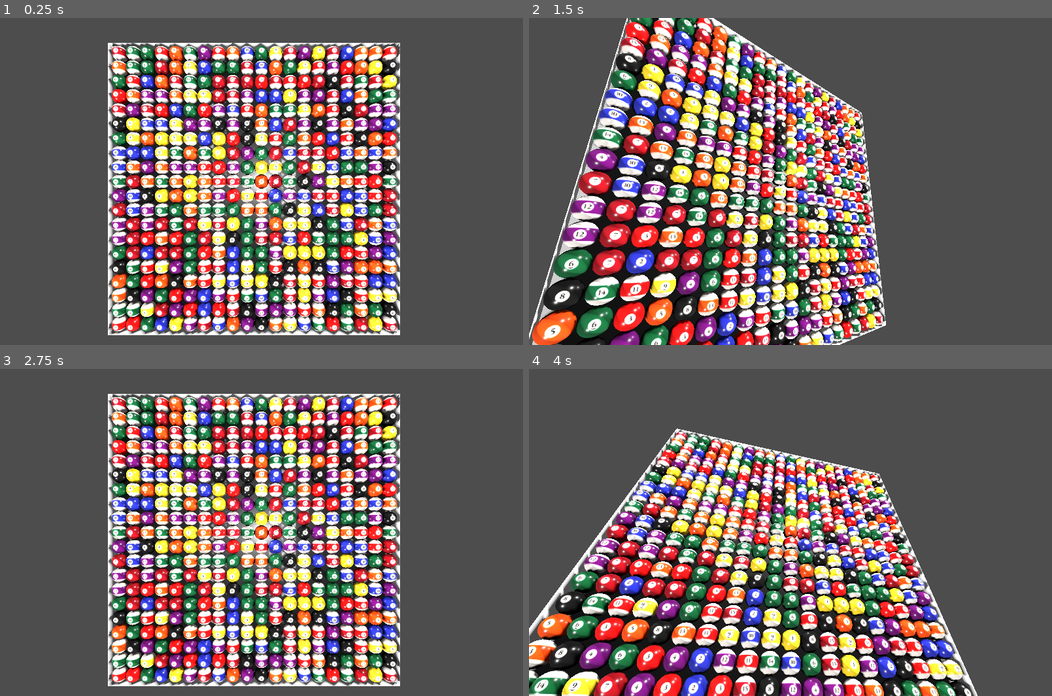
Above: before the commit, frames 1-4 (two rows, left to right).
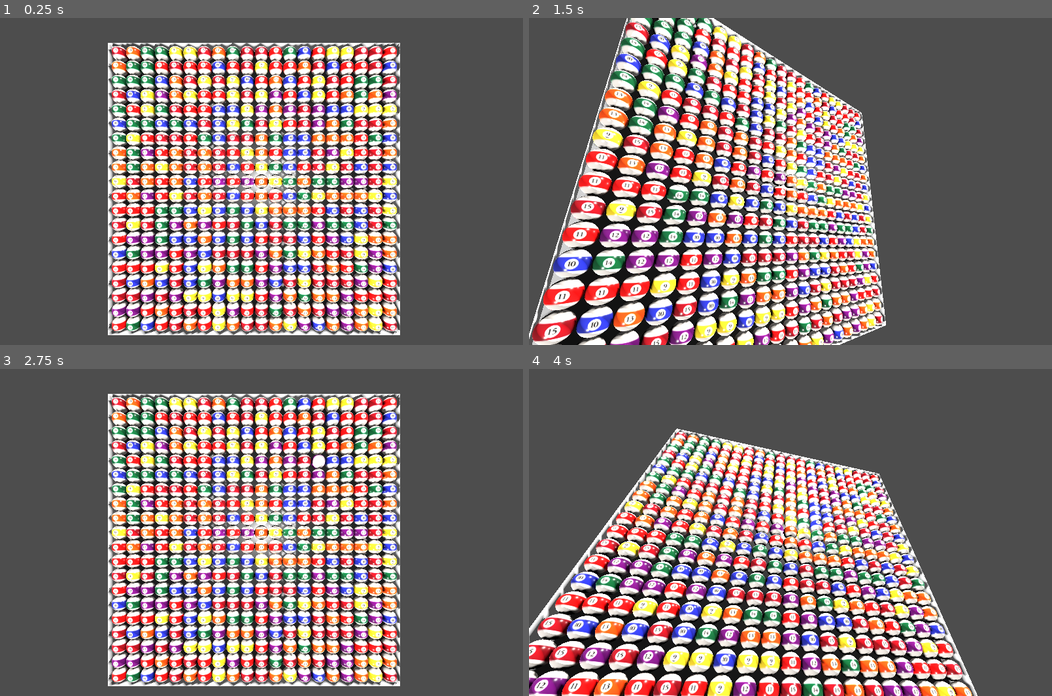
Above: after the commit, the same moments.

Repository: kasworld/gd4samegame3d
Game: Godot game, scene res://main.tscn
Same seed, same stepped clock (60 frames per second), same inputs: the game is played once before the commit and once after it.
Inputs (mouse positions are in pixels of both pictures, inside the frame that each line leads up to):
- Up to frame 1 (0.25 s): no input
- Up to frame 2 (1.5 s): tap Enter at 0.5, 0.6, 1.35 s; move the mouse to (905, 165) at 0.52 s; click (905, 165) at 0.67 s; tap Space at 1.25 s; move the mouse to (685, 197) at 1.27 s; click (685, 197) at 1.42 s
- Up to frame 3 (2.75 s): move the mouse to (313, 460) at 2.02 s; tap Enter at 2.1 s; click (313, 460) at 2.17 s
- Up to frame 4 (4 s): tap Enter at 2.75, 2.85, 3.6 s; move the mouse to (764, 597) at 2.77 s; click (764, 597) at 2.92 s; tap Space at 3.5 s; move the mouse to (947, 581) at 3.52 s; click (947, 581) at 3.67 s

The runs differ from the first frame. In frame 1, 26% of the frame differs, in the area x 21-76%, y 8-96%; in frame 2, 28%, in the area x 0-68%, y 0-100%; in frame 3, 26%; in frame 4, 28%.

Commit message:
ball rotation animation

Diff:
--- a/ball.gd
+++ b/ball.gd
@@ -1,5 +1,9 @@
 extends StaticBody3D
 class_name Ball
+
+signal ball_mouse_entered(me :Ball)
+signal ball_mouse_exited(me :Ball)
+
 
 func set_material(mat :Material) -> Ball:
 	$MeshInstance3D.mesh.material = mat
@@ -17,3 +21,15 @@
 	$MeshInstance3D.mesh.height = r*2
 	$CollisionShape3D.shape.radius = r
 	return self
+
+func _on_mouse_entered() -> void:
+	$AnimationPlayer.play("new_animation")
+	ball_mouse_entered.emit(self)
+
+func _on_mouse_exited() -> void:
+	$AnimationPlayer.play("RESET")
+	ball_mouse_exited.emit(self)
+
+func _on_animation_player_animation_finished(anim_name: StringName) -> void:
+	if anim_name == "new_animation":
+		$AnimationPlayer.play("new_animation")
--- a/ball.tscn
+++ b/ball.tscn
@@ -17,6 +17,33 @@
 resource_local_to_scene = true
 material = SubResource("StandardMaterial3D_x8fbi")
 
+[sub_resource type="Animation" id="Animation_x8fbi"]
+resource_name = "new_animation"
+length = 2.0
+tracks/0/type = "rotation_3d"
+tracks/0/imported = false
+tracks/0/enabled = true
+tracks/0/path = NodePath(".")
+tracks/0/interp = 1
+tracks/0/loop_wrap = true
+tracks/0/keys = PackedFloat32Array(0, 1, 0, 0, 0, 1, 1, 1, 1, 0, 0, 0, 2, 1, 0, 0, 0, -1)
+
+[sub_resource type="Animation" id="Animation_41u45"]
+length = 0.001
+tracks/0/type = "rotation_3d"
+tracks/0/imported = false
+tracks/0/enabled = true
+tracks/0/path = NodePath(".")
+tracks/0/interp = 1
+tracks/0/loop_wrap = true
+tracks/0/keys = PackedFloat32Array(0, 1, 0, 0, 0, 1)
+
+[sub_resource type="AnimationLibrary" id="AnimationLibrary_ktgx5"]
+_data = {
+&"RESET": SubResource("Animation_41u45"),
+&"new_animation": SubResource("Animation_x8fbi")
+}
+
 [node name="Ball" type="StaticBody3D"]
 physics_material_override = SubResource("PhysicsMaterial_x8fbi")
 script = ExtResource("1_x8fbi")
@@ -25,4 +52,14 @@
 shape = SubResource("SphereShape3D_x8fbi")
 
 [node name="MeshInstance3D" type="MeshInstance3D" parent="."]
+transform = Transform3D(-1, 0, -8.74228e-08, 0, 1, 0, 8.74228e-08, 0, -1, 0, 0, 0)
 mesh = SubResource("SphereMesh_ktgx5")
+
+[node name="AnimationPlayer" type="AnimationPlayer" parent="."]
+libraries = {
+&"": SubResource("AnimationLibrary_ktgx5")
+}
+
+[connection signal="mouse_entered" from="." to="." method="_on_mouse_entered"]
+[connection signal="mouse_exited" from="." to="." method="_on_mouse_exited"]
+[connection signal="animation_finished" from="AnimationPlayer" to="." method="_on_animation_player_animation_finished"]
--- a/global/config.gd
+++ b/global/config.gd
@@ -5,14 +5,14 @@
 const WorldSize := Vector3(20,20,BallRadius*2)
 
 var tex_array = [
-	preload("res://BallTexture/ball1.tres"),
-	preload("res://BallTexture/ball2.tres"),
-	preload("res://BallTexture/ball3.tres"),
-	preload("res://BallTexture/ball4.tres"),
-	preload("res://BallTexture/ball5.tres"),
-	preload("res://BallTexture/ball6.tres"),
-	preload("res://BallTexture/ball7.tres"),
-	preload("res://BallTexture/ball8.tres"),
+	#preload("res://BallTexture/ball1.tres"),
+	#preload("res://BallTexture/ball2.tres"),
+	#preload("res://BallTexture/ball3.tres"),
+	#preload("res://BallTexture/ball4.tres"),
+	#preload("res://BallTexture/ball5.tres"),
+	#preload("res://BallTexture/ball6.tres"),
+	#preload("res://BallTexture/ball7.tres"),
+	#preload("res://BallTexture/ball8.tres"),
 	preload("res://BallTexture/ball9.tres"),
 	preload("res://BallTexture/ball10.tres"),
 	preload("res://BallTexture/ball11.tres"),
--- a/main.gd
+++ b/main.gd
@@ -16,7 +16,6 @@
 			var b = preload("res://ball.tscn").instantiate(
 				).set_material(Config.tex_array.pick_random())
 			b.position = Vector3(x,y,0.5)
-			b.rotation.y = PI
 			$BallContainer.add_child(b)
 
 var camera_move = false
Not shown: 1 places in ball.tscn that only renumber resources
